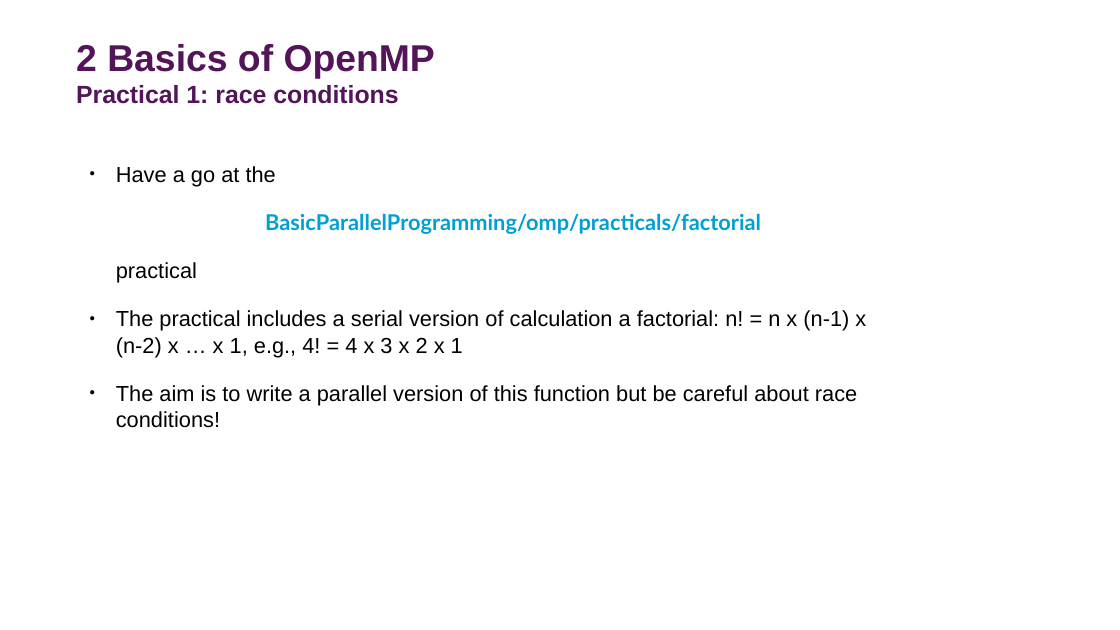
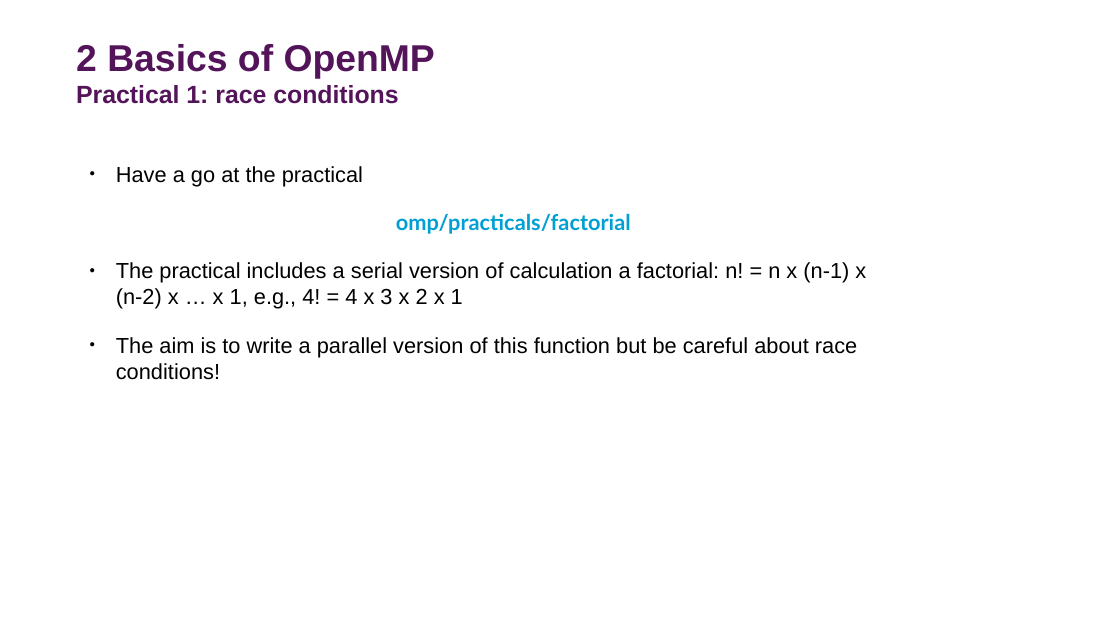
Before and after one commit to DurhamARC-Training/BasicParallelProgramming, a slide deck: slide 24 of OpenMPMPIShortCourse_Autumn2025.odp. Drawn at 1120x630 pixels with LibreOffice and Linux fonts; fonts in the diff are those of the drawing; background and template pictures are left out. Boxes give left, top, right and bottom in pixels: in the first picture for what was removed or moved away, otherwise in the second. Text is boxed around its words. In the diff, an @@ line names an element or a change of style, - is before the commit and + after.

```diff
--- a/OpenMPMPIShortCourse_Autumn2025.odp
+++ b/OpenMPMPIShortCourse_Autumn2025.odp
@@ text at (116, 166, 631, 234): text changed @@
-● Have a go at the
-BasicParallelProgramming/omp/practicals/factorial
-practical
+● Have a go at the practical
+omp/practicals/factorial
```
Also in this commit, not shown: 15 other slides changed, 2 slides added, 1 slide removed, 1 other file.
